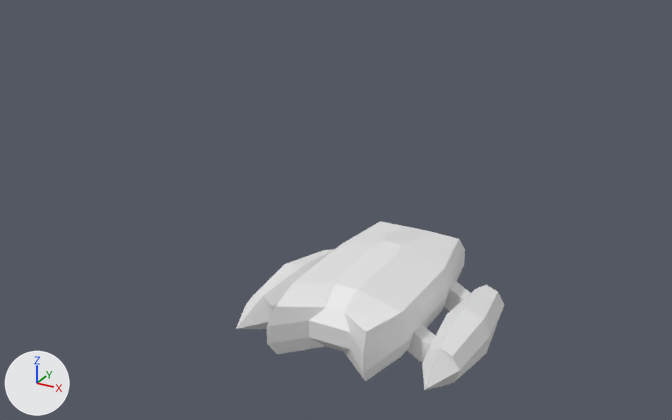
The FBX model VeyliX/Assets/3D Assets/Aliens/Wing.fbx as it was, and as the next commit left it.
Rendered twice from a 50 mm lens placed at (7.42, -11.4, 4.04), pointed at (2.62, -2.68, -0.32). Every picture has the same lights, and +X, +Y and +Z are marked at lower left. The first picture is the older version.

Before the edit, the objects in view are built like this:
```python
me_cube_007 = bpy.data.meshes.new('Cube.007')
me_cube_007.from_pydata(...)  # 626 vertices, 608 faces; spans x -7.0..26.3, y -4.7..2.5, z -4.7..10.6
ob_cube_006 = bpy.data.objects.new('Cube.006', me_cube_007)
ob_cube_006.location = (4.928, -4.816, 0.196)
ob_cube_006.rotation_euler = (0.322, 0.151, 1.351)  # degrees (18, 8.7, 77)
ob_cube_006.scale = (-0.064, -0.276, -0.0693)
```
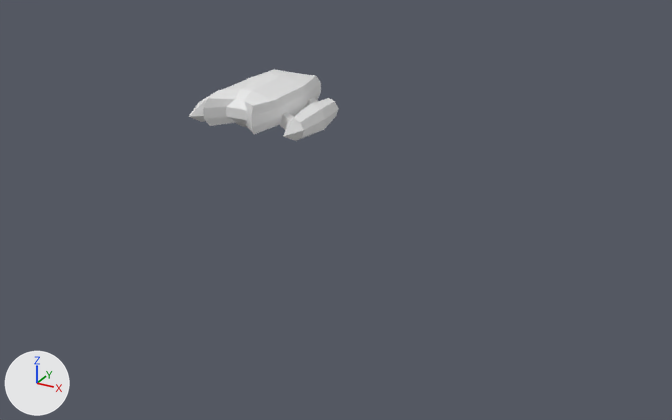
The newer file is also turned or shifted as a whole; pictures and numbers use the older file's frame.

Changed parts and their boxes (x1, y1, x2, y2) in the pictures (672 x 420 px; the box of a moved part takes in the faces that stretch with it):
'Cube.006', reshaped, moved, turned, rescaled: before (236, 221, 504, 390); after (189, 69, 339, 141)
part 1 of me_cube_007, moved or reshaped (not visible afterwards): before (445, 280, 470, 311)
part 2 of me_cube_007, moved or reshaped: before (267, 221, 465, 381); after (203, 69, 321, 134)
part 3 of me_cube_007, moved or reshaped (not visible before): after (307, 97, 318, 106)
part 4 of me_cube_007, moved or reshaped (not visible afterwards): before (407, 324, 435, 362)
part 5 of me_cube_007, moved or reshaped (not visible before): after (279, 112, 294, 130)
part 6 of me_cube_007, added: after (283, 98, 339, 141)
part 7 of me_cube_007, added (mostly hidden): after (189, 90, 220, 122)
part 8 of me_cube_007, deleted: before (236, 249, 334, 329)
part 9 of me_cube_007, deleted: before (422, 285, 504, 390)

What the commit changed:
me_cube_007 is used by ob_cube_006; location (4.928, -4.816, 0.196); rotation (0.322, 0.151, 1.351), in degrees (18, 8.7, 77); scale (-0.064, -0.276, -0.0693).
me_cube_007 had 626 vertices, 608 faces and spanned x -7.0..26.3, y -4.7..2.5, z -4.7..10.6.
me_cube_007 now has 626 vertices, 608 faces and spans x -1.0..1.0, y -1.1..0.9, z -0.5..0.3.
me_cube_007 part 1: the loose piece of 128 vertices spanning x -1.2..1.2, y -1.2..1.2, z -1.2..1.2 is multiplied about its middle by the matrix ((0.016, 0.258, 0.018), (-0.061, 0.054, 0.016), (-0.01, 0.082, -0.065)), then moved by (-0.5, -0.4, -0.2).
me_cube_007 part 2: the loose piece of 62 vertices spanning x -7.0..26.3, y -3.7..1.0, z -4.7..6.5 is multiplied about its middle by the matrix ((-0.014, 0.253, -0.024), (-0.062, -0.07, -0.005), (0.01, -0.086, -0.065)), then moved by (-9.6, 1.2, -1.0).
me_cube_007 part 3: the loose piece of 128 vertices spanning x -0.3..6.6, y -4.4..-2.0, z 0.6..8.8 is multiplied about its middle by the matrix ((-0.023, 0.105, -0.059), (-0.045, -0.198, -0.002), (0.04, -0.161, -0.036)), then moved by (-2.7, 3.6, -4.9).
me_cube_007 part 4: the loose piece of 128 vertices spanning x 10.4..12.9, y -0.5..1.9, z -0.5..2.0 is multiplied about its middle by the matrix ((0.016, 0.258, 0.018), (-0.061, 0.054, 0.016), (-0.01, 0.082, -0.065)), then moved by (-12.1, -0.3, -1.0).
me_cube_007 part 5: the loose piece of 128 vertices spanning x 11.6..18.4, y -3.6..-1.3, z 1.4..9.6 is multiplied about its middle by the matrix ((-0.023, 0.105, -0.059), (-0.045, -0.198, -0.002), (0.04, -0.161, -0.036)), then moved by (-14.5, 2.1, -5.7).
me_cube_007 part 6: a new loose piece of 26 vertices spanning x 0.6..1.0, y -0.9..0.7, z -0.5..0.0.
me_cube_007 part 7: a new loose piece of 26 vertices spanning x -1.0..-0.6, y -0.9..0.7, z -0.5..0.0.
me_cube_007 part 8: the loose piece of 26 vertices spanning x -0.4..24.3, y -4.7..-2.9, z 3.9..10.6 is deleted.
Part 9, on me_cube_007:
26 vertices are removed from x -5.4..18.7, y 0.4..2.5, z -3.5..2.6.
24 faces are deleted.
Object 'Cube.006' (ob_cube_006) turns from (18, 8.7, 77) to (0, 0, 0) degrees about x, y and z.
Object 'Cube.006' (ob_cube_006) is rescaled from (-0.064, -0.276, -0.0693) to (1.0, 1.0, 1.0).
Object 'Cube.006' (ob_cube_006) moves from (4.928, -4.816, 0.196) to (0.0, 0.0, 0.0).
